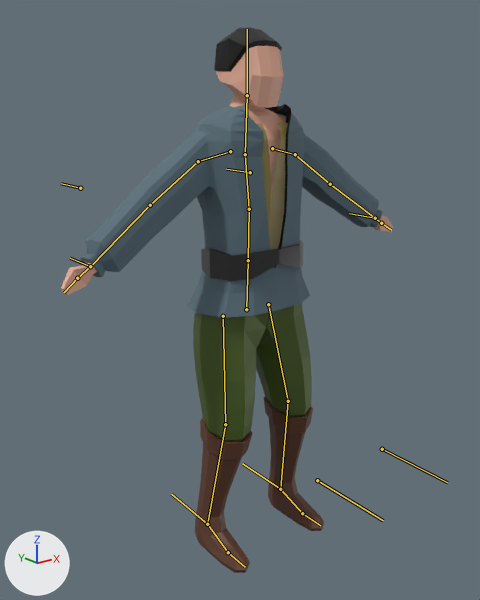
Renders of the Blender file Assets/blend files/MC.blend from each side of a commit.
Both versions are drawn from a 50 mm lens placed at (-1.524, -1.808, 1.736), pointed at (-0.024, 0.067, 0.986). Every picture has the same lights, and +X, +Y and +Z are marked at lower left. The bones that bend it are drawn over the model as lines.

In view in the first picture: 'Cube', 'Cube.002', 'Cube.003', 'middle cloth', 'outer cloth', 'outer cloth.001'.
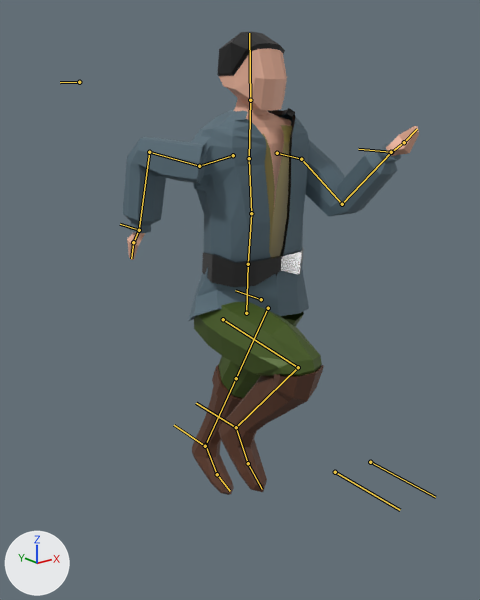
The newer file adds an action. The first version stands in its rest pose; the second is drawn at frame 6 of the action 'Sprint'.

Where the change shows, as pixel boxes (x1, y1, x2, y2) in the pictures (480 x 600 px):
'outer cloth', posed (8% narrower, 17% shorter)
    before: (80, 104, 382, 573)
    after: (123, 108, 401, 495)
'Cube', posed
    before: (214, 27, 284, 108)
    after: (217, 31, 287, 111)
'outer cloth.001', posed
    before: (201, 240, 304, 281)
    after: (202, 247, 304, 287)
'middle cloth', posed
    before: (257, 123, 288, 250)
    after: (262, 125, 292, 257)
'Cube.002', posed (12% narrower, 69% taller)
    before: (61, 216, 393, 295)
    after: (127, 126, 419, 260)
'Cube.003', posed
    before: (230, 94, 286, 209)
    after: (233, 99, 291, 216)
bone 'Bone', root to tip
    before: (246, 309) to (248, 260)
    after: (246, 313) to (248, 264)
bone 'Bone.003', root to tip
    before: (248, 260) to (249, 209)
    after: (248, 264) to (251, 213)
bone 'Bone.002', root to tip
    before: (249, 209) to (245, 154)
    after: (251, 213) to (249, 158)
bone 'Bone.001', root to tip
    before: (245, 154) to (247, 95)
    after: (249, 158) to (250, 100)
bone 'Bone.004', root to tip
    before: (247, 95) to (247, 29)
    after: (250, 100) to (249, 33)
bone 'Wrist.L', root to tip
    before: (375, 218) to (381, 223)
    after: (391, 152) to (404, 142)
bone 'Wrist.R', root to tip
    before: (90, 266) to (77, 278)
    after: (139, 230) to (133, 242)
bone 'Ankle.L', root to tip
    before: (280, 489) to (302, 513)
    after: (205, 445) to (217, 474)
bone 'Ankle.R', root to tip
    before: (207, 524) to (228, 552)
    after: (236, 427) to (248, 463)
bone 'ThighPole.L', root to tip
    before: (382, 449) to (447, 482)
    after: (370, 462) to (435, 497)
bone 'ThighPole.R', root to tip
    before: (317, 480) to (383, 520)
    after: (335, 472) to (400, 510)
bone 'LowerLegIK.L', root to tip
    before: (280, 489) to (242, 463)
    after: (205, 446) to (174, 425)
bone 'LowerLegIK.R', root to tip
    before: (207, 524) to (171, 494)
    after: (236, 427) to (196, 403)
bone 'shoulderPole.L', root to tip
    before: (250, 172) to (226, 169)
    after: (261, 299) to (235, 290)
bone 'shoulderPole.R', root to tip
    before: (80, 188) to (61, 183)
    after: (79, 82) to (60, 82)
bone 'ElbowIK.L', root to tip
    before: (375, 218) to (349, 213)
    after: (391, 152) to (358, 149)
bone 'ElbowIK.R', root to tip
    before: (90, 266) to (70, 258)
    after: (139, 230) to (120, 224)

What the commit changed:
Bone 'Bone' (bone_bone) moves from (0.0, 0.0, 0.0) to (0.0, -0.06, 0.0).
Bone 'Bone.003' (bone_bone_003) turns from (0, 0, 0) to (4, 3, 0) degrees about its own x, y and z.
Bone 'Bone.002' (bone_bone_002) turns from (0, 0, 0) to (-2, -4, 0) degrees about its own x, y and z.
Bone 'Bone.001' (bone_bone_001) turns from (0, 0, 0) to (-3, -3, 0) degrees about its own x, y and z.
Bone 'Bone.004' (bone_bone_004) turns from (0, 0, 0) to (-2, 3, 0) degrees about its own x, y and z.
Bone 'Wrist.L' (bone_wrist_l) turns from (0, 0, 0) to (3, 55, 16) degrees about its own x, y and z.
Bone 'Wrist.R' (bone_wrist_r) turns from (0, 0, 0) to (3, -55, -16) degrees about its own x, y and z.
Bone 'Ankle.L' (bone_ankle_l) turns from (0, 0, 0) to (7, 0, 1) degrees about its own x, y and z.
Bone 'Ankle.R' (bone_ankle_r) turns from (0, 0, 0) to (14, 0, -1) degrees about its own x, y and z.
Bone 'ThighPole.L' (bone_thighpole_l) moves from (0.0, 0.0, 0.0) to (-0.26, 0.0, 0.1).
Bone 'ThighPole.R' (bone_thighpole_r) moves from (0.0, 0.0, 0.0) to (0.35, 0.0, -0.04).
Bone 'LowerLegIK.L' (bone_lowerlegik_l) moves from (0.0, 0.0, 0.0) to (-0.45, 1.83, 0.32).
Bone 'LowerLegIK.R' (bone_lowerlegik_r) moves from (0.0, 0.0, 0.0) to (0.16, -0.41, 1.98).
Bone 'shoulderPole.L' (bone_shoulderpole_l) moves from (0.0, 0.0, 0.0) to (2.24, -1.2, 0.67).
Bone 'shoulderPole.R' (bone_shoulderpole_r) moves from (0.0, 0.0, 0.0) to (1.22, 0.42, -1.21).
Bone 'ElbowIK.L' (bone_elbowik_l) moves from (0.0, 0.0, 0.0) to (-0.16, -1.66, -2.21).
Bone 'ElbowIK.R' (bone_elbowik_r) moves from (0.0, 0.0, 0.0) to (-0.81, 1.35, -1.32).
